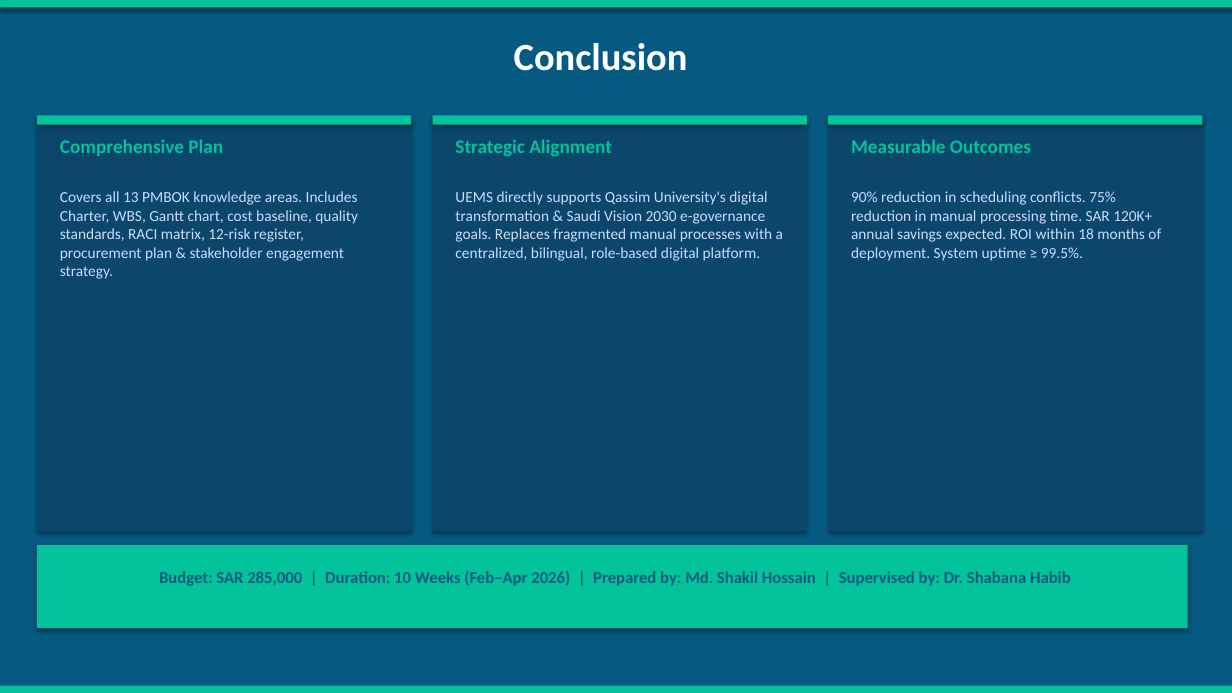
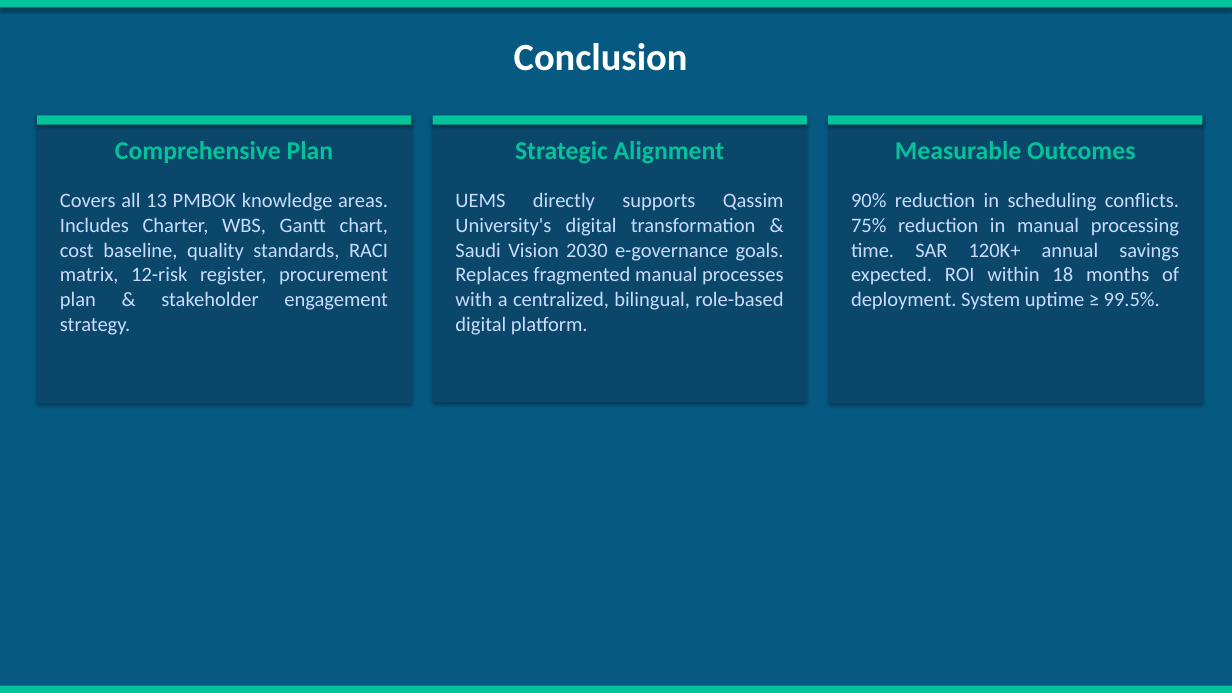
Before and after one commit to shakiliitju/Masters-in-IT, a slide deck: slide 13 of Chapter Two 1447/IT 612 IT Project Management/Project/Presentation/UEMS_Presentation.pptx (slide 11 before the commit). Drawn at 1232x693 pixels with LibreOffice and Linux fonts; fonts in the diff are those of the drawing. Boxes give left, top, right and bottom in pixels: in the first picture for what was removed or moved away, otherwise in the second. Text is boxed around its words. In the diff, an @@ line names an element or a change of style, - is before the commit and + after.

```diff
--- a/Chapter Two 1447/IT 612 IT Project Management/Project/Presentation/UEMS_Presentation.pptx
+++ b/Chapter Two 1447/IT 612 IT Project Management/Project/Presentation/UEMS_Presentation.pptx
@@ rectangle: place and size @@
-rectangle at <box>37,116,411,531</box>
+rectangle at <box>37,116,411,404</box>
@@ rectangle: place and size @@
-rectangle at <box>433,116,807,531</box>
+rectangle at <box>433,116,807,402</box>
@@ rectangle: place and size @@
-rectangle at <box>828,116,1202,531</box>
+rectangle at <box>828,116,1202,404</box>
@@ size 15 to 20 pt; alignment left to centre in 3 elements at <box>115,141,333,163</box>, <box>515,141,724,164</box>, <box>895,141,1135,159</box> @@
@@ size 12 to 16 pt; alignment left to justified in 3 elements at <box>60,192,388,335</box>, <box>455,192,784,335</box>, <box>851,192,1179,310</box> @@
@@ rectangle removed at <box>37,545,1188,628</box> @@
@@ text removed at <box>159,571,1071,586</box> @@
-Budget: SAR 285,000 | Duration: 10 Weeks (Feb–Apr 2026) | Prepared by: Md. Shakil Hossain | Supervised by: Dr. Shabana Habib
```
Also in this commit, not shown: 5 other slides changed, 2 slides added, 9 other files.
